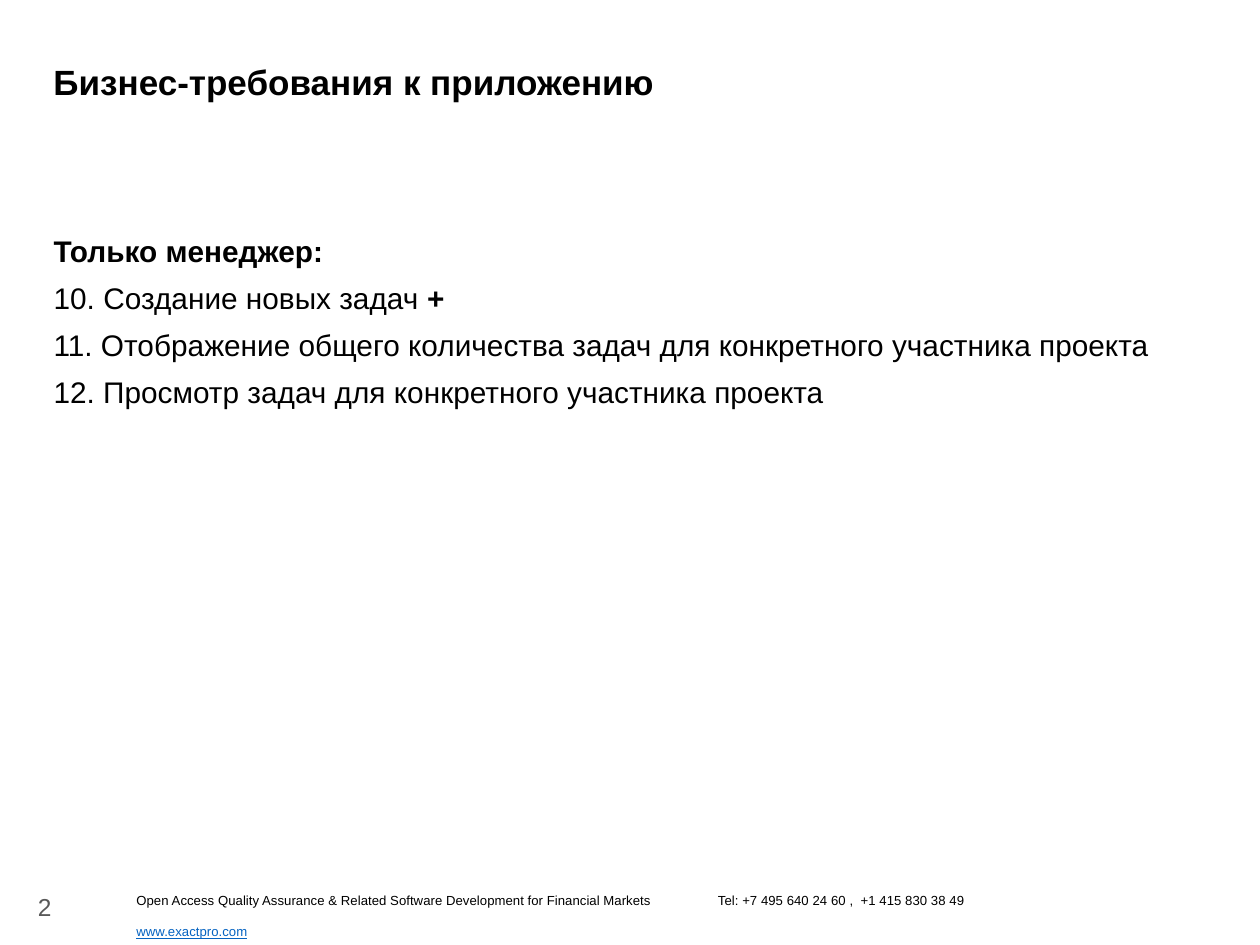
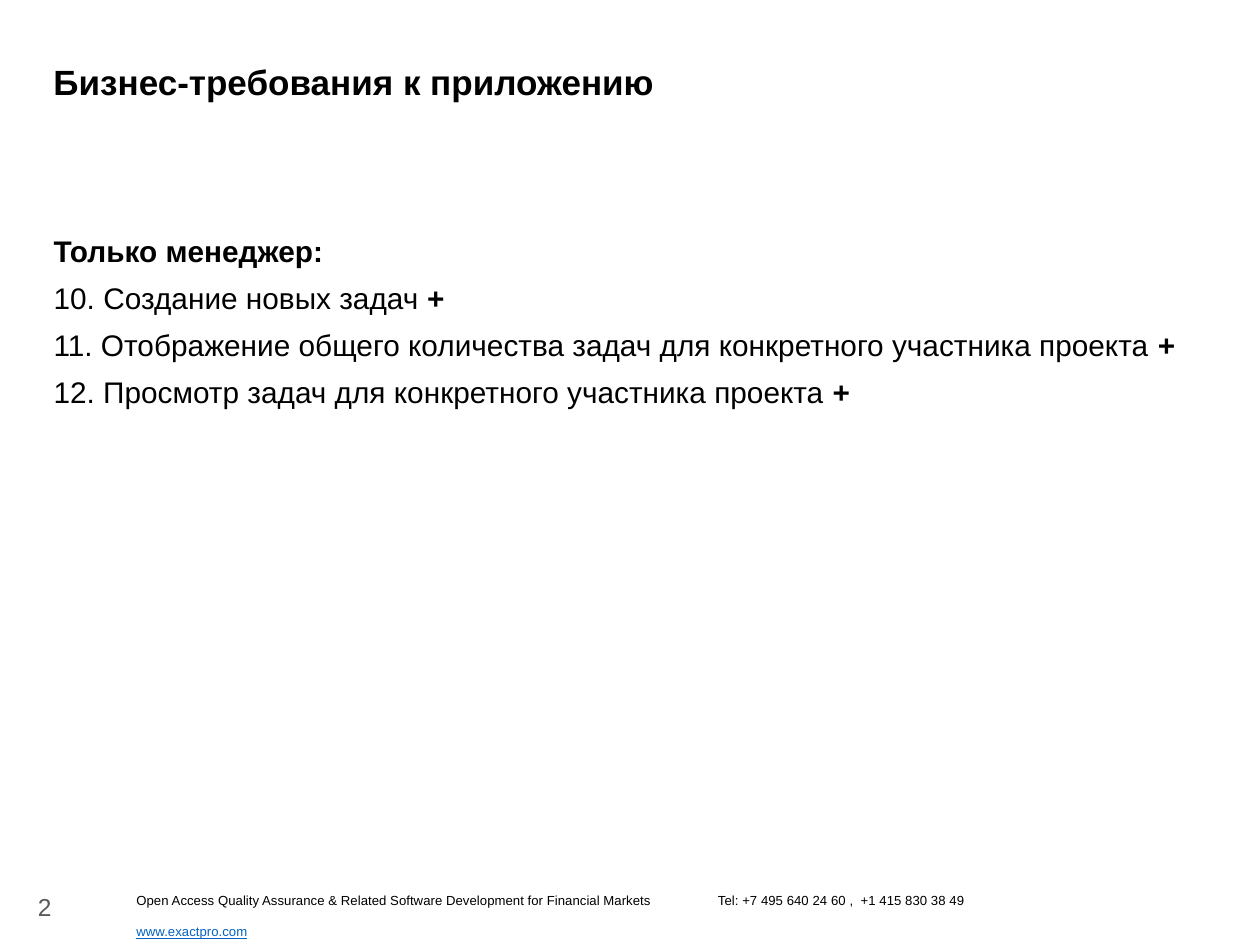
Before and after one commit to aNeux/redmine-client-for-exactpro, a slide deck: slide 2 of Прогресс выполнения работы.pptx. Drawn at 1260x945 pixels with LibreOffice and Linux fonts; fonts in the diff are those of the drawing; background and template pictures are left out. Boxes give left, top, right and bottom in pixels: in the first picture for what was removed or moved away, otherwise in the second. Text is boxed around its words. In the diff, an @@ line names an element or a change of style, - is before the commit and + after.

```diff
--- a/Прогресс выполнения работы.pptx
+++ b/Прогресс выполнения работы.pptx
@@ text at bbox=[54, 334, 1148, 409]: text changed @@
-11. Отображение общего количества задач для конкретного участника проекта
-12. Просмотр задач для конкретного участника проекта
+11. Отображение общего количества задач для конкретного участника проекта +
+12. Просмотр задач для конкретного участника проекта +
```
Also in this commit, not shown: 1 other slide changed, 24 other files.
